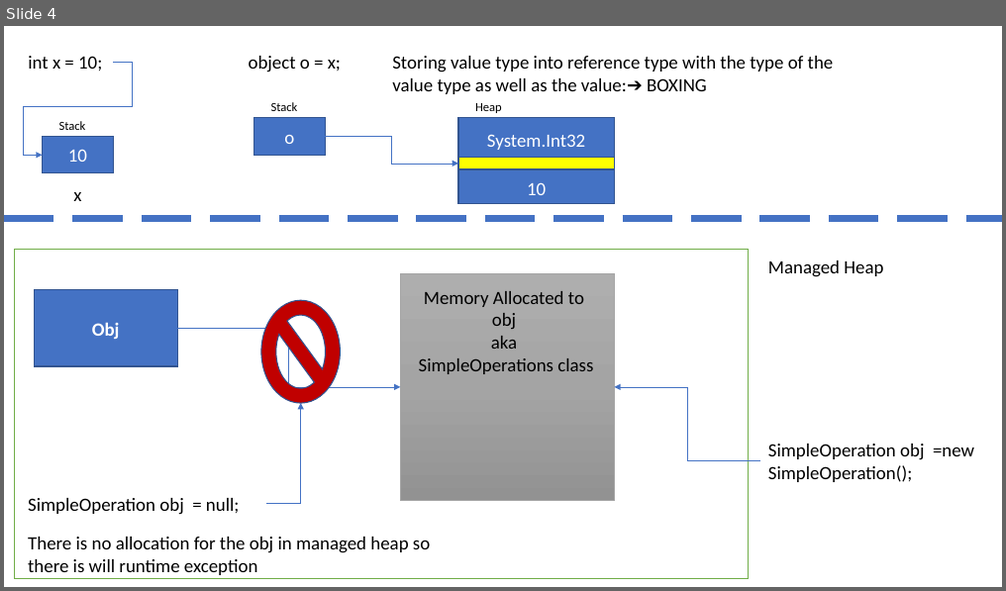
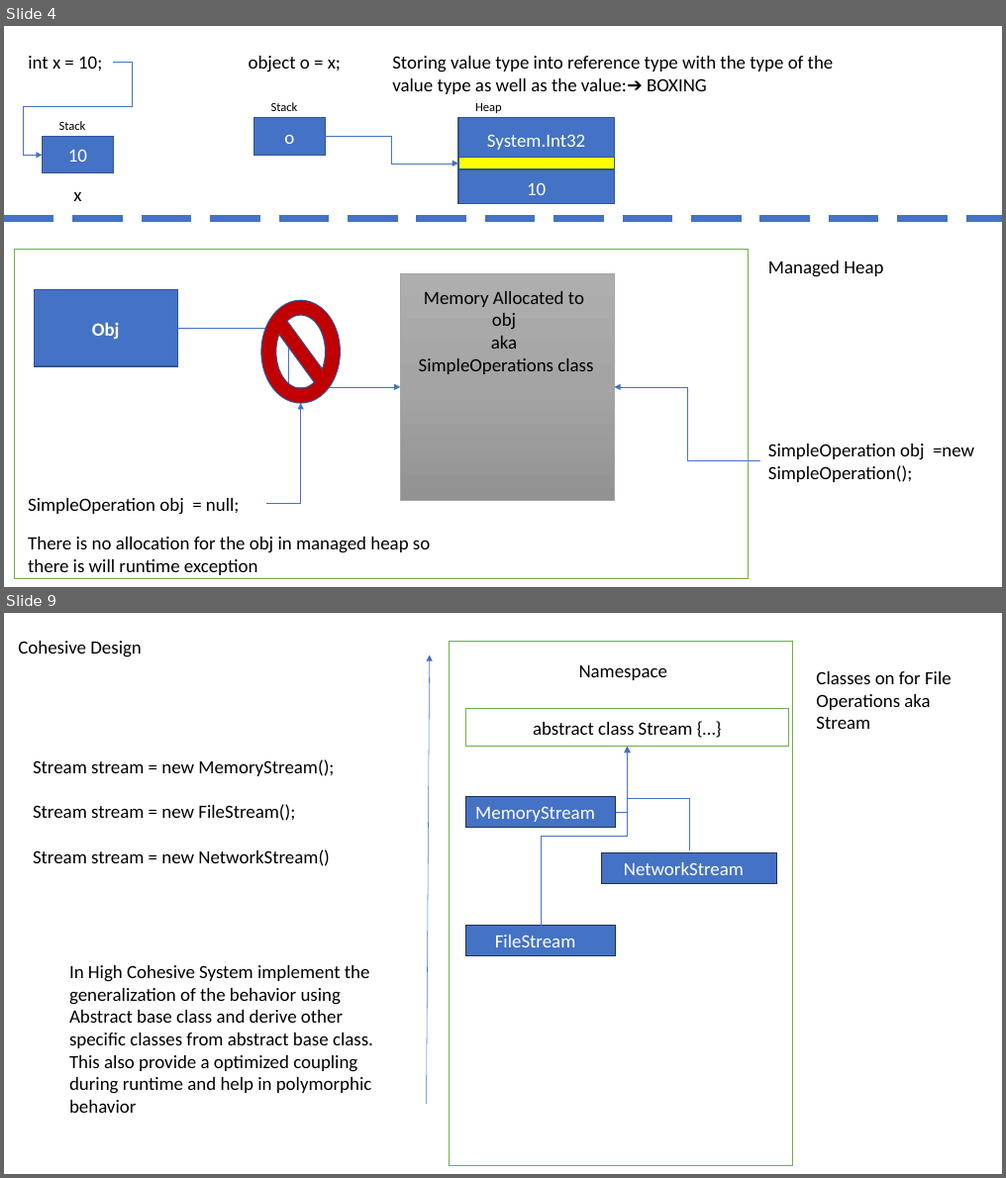
Before and after one commit to maheshsabnis/NetAppsNice, a slide deck: ppts.pptx. Shown one above the other, each under a label of ours: slide 4 before the commit, slides 4 and 9 after it; the slides between them are not shown. The pictures are 1006x591 and 1006x1178 pixels, drawn with LibreOffice and Linux fonts; fonts in the diff are those of the drawing. Boxes give left, top, right and bottom in pixels: in the first picture for what was removed or moved away, otherwise in the second. Text is boxed around its words. In the diff, an @@ line names an element or a change of style, - is before the commit and + after.

```diff
--- a/ppts.pptx
+++ b/ppts.pptx
@@ slide 9 added at box(4, 613, 1002, 1174), background #FFFFFF @@
@@ text added at box(18, 641, 142, 658), 18 pt, text #000000 @@
+Cohesive Design
@@ rectangle added at box(450, 642, 792, 1166), fill #FFFFFF, outline #70AD47 1 pt @@
@@ arrow added from (426, 1104) to (430, 655), #4472C4 0.5 pt @@
@@ text added at box(579, 665, 667, 680), 18 pt, text #000000 @@
+Namespace
@@ text added at box(816, 671, 951, 729), 18 pt, text #000000 @@
+Classes on for File Operations aka Stream
@@ rectangle added at box(466, 709, 788, 747), fill #FFFFFF, outline #70AD47 1 pt, 18 pt, text #000000 @@
+abstract class Stream {…}
@@ text added at box(33, 760, 334, 866), 18 pt, text #000000 @@
+Stream stream = new MemoryStream();
+Stream stream = new FileStream();
+Stream stream = new NetworkStream()
@@ elbow arrow added from (541, 926) to (628, 747), #4472C4 0.5 pt @@
@@ elbow arrow added from (616, 812) to (628, 747), #4472C4 0.5 pt @@
@@ elbow arrow added from (690, 851) to (628, 747), #4472C4 0.5 pt @@
@@ rectangle added at box(466, 797, 616, 828), fill #4472C4, outline #1E3256 1 pt, 18 pt, text #FFFFFF @@
+MemoryStream
@@ rectangle added at box(601, 853, 776, 883), fill #4472C4, outline #1E3256 1 pt, 18 pt, text #FFFFFF @@
+NetworkStream
@@ rectangle added at box(466, 926, 616, 957), fill #4472C4, outline #1E3256 1 pt, 18 pt, text #FFFFFF @@
+FileStream
@@ text added at box(69, 965, 373, 1113), 18 pt, text #000000 @@
+In High Cohesive System implement the generalization of the behavior using Abstract base class and derive other specific classes from abstract base class. This also provide a optimized coupling during runtime and help in polymorphic behavior
```
Also in this commit, not shown: 5 other slides added, 24 other files.
